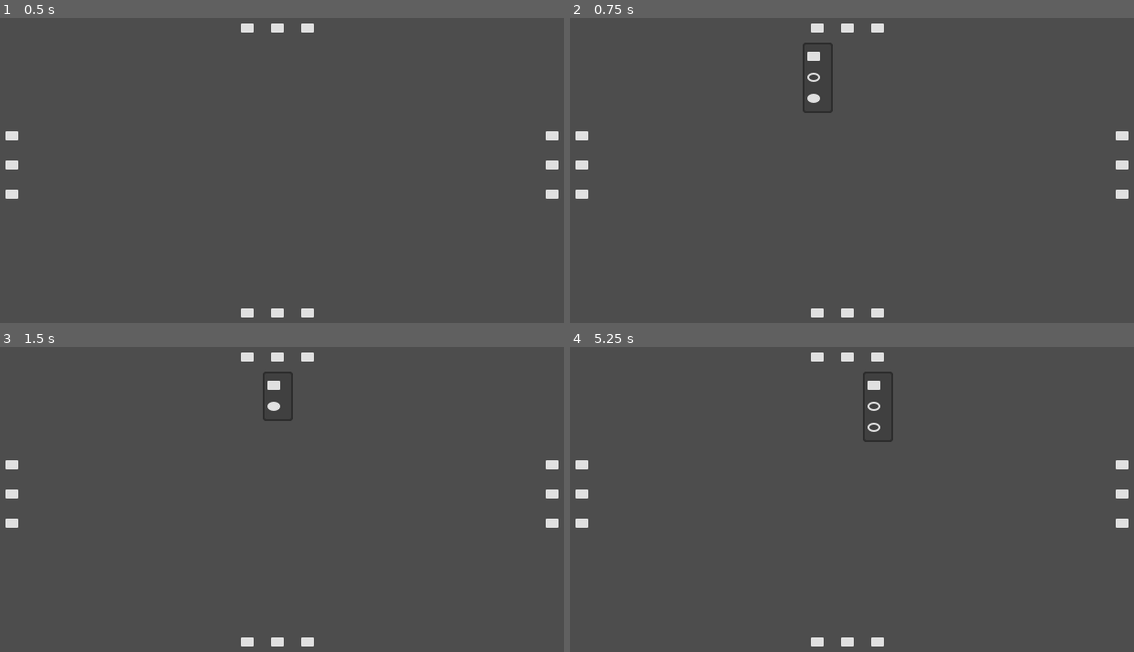
Above: before the commit, frames 1-4 (two rows, left to right).
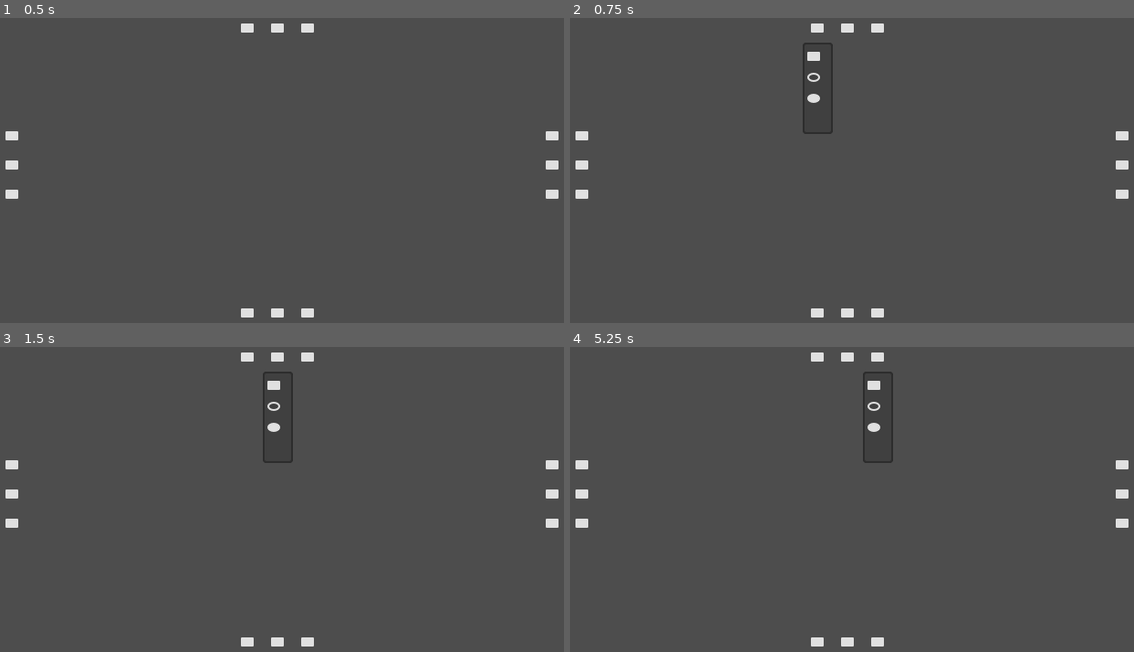
Above: after the commit, the same moments.

Repository: Shilo/flyout-button
Game: Godot game, scene res://main.tscn
Two runs of this game, one before a commit and one after it. Both use one fixed random seed, a clock stepped at 60 frames per second and the inputs below.
Inputs (mouse positions are in pixels of both pictures, inside the frame that each line leads up to):
- Up to frame 1 (0.5 s): no input
- Up to frame 2 (0.75 s): click (818, 27) at 0.52 s
- Up to frame 3 (1.5 s): click (276, 356) at 1.27 s
- Up to frame 4 (5.25 s): click (818, 356) at 2.02 s; click (846, 356) at 2.77 s; click (818, 356) at 3.52 s; click (846, 356) at 4.27 s; click (880, 356) at 5.02 s

Frame 1 is identical in both runs. In frame 2, less than 0.1% of the frame differs, in the area x 41-47%, y 30-39%; in frame 3, 0.2%, in the area x 46-52%, y 18-39%; in frame 4, 0.1%.

Commit message:
feat: add editor icon option to flyout samples

Diff:
--- a/demo.gd
+++ b/demo.gd
@@ -92,21 +92,25 @@
 		_make_item(&"rectangle_filled", ICON_RECTANGLE_FILLED, "Rectangle Filled"),
 		_make_item(&"ellipse_outline", ICON_ELLIPSE, "Ellipse Outline"),
 		_make_item(&"ellipse_filled", ICON_ELLIPSE_FILLED, "Ellipse Filled"),
+		_make_editor_icon_only_item(&"editor_rectangle", &"Rectangle", "Editor Rectangle"),
 	]
 
 
 func _fill_items() -> Array[FlyoutButtonItem]:
 	return [
 		_make_item(&"fill_rectangle", ICON_RECTANGLE_FILLED, "Fill Rectangle"),
+		_make_item(&"fill_ellipse_outline", ICON_ELLIPSE, "Fill Ellipse Outline"),
 		_make_item(&"fill_ellipse", ICON_ELLIPSE_FILLED, "Fill Ellipse"),
+		_make_editor_icon_only_item(&"fill_editor_rectangle", &"Rectangle", "Editor Rectangle"),
 	]
 
 
 func _editor_items() -> Array[FlyoutButtonItem]:
 	return [
-		_make_editor_item(&"editor_select", &"ToolSelect", "Editor Select"),
-		_make_editor_item(&"editor_move", &"Move", "Editor Move"),
-		_make_editor_item(&"editor_anchor", &"Anchor", "Editor Anchor"),
+		_make_item(&"editor_svg_rectangle", ICON_RECTANGLE_FILLED, "SVG Rectangle"),
+		_make_item(&"editor_svg_ellipse_outline", ICON_ELLIPSE, "SVG Ellipse Outline"),
+		_make_item(&"editor_svg_ellipse_filled", ICON_ELLIPSE_FILLED, "SVG Ellipse Filled"),
+		_make_editor_icon_only_item(&"editor_icon_rectangle", &"Rectangle", "Editor Rectangle"),
 	]
 
 
@@ -118,10 +122,9 @@
 	return item
 
 
-func _make_editor_item(state: StringName, editor_icon: StringName, tooltip: String) -> FlyoutButtonItem:
+func _make_editor_icon_only_item(state: StringName, editor_icon: StringName, tooltip: String) -> FlyoutButtonItem:
 	var item: FlyoutButtonItem = FlyoutButtonItem.new()
 	item.state = state
 	item.editor_icon = editor_icon
 	item.tooltip = tooltip
-	item.icon = ICON_RECTANGLE_FILLED if state == &"editor_select" else ICON_ELLIPSE
 	return item
Not shown, added: demo.gd.uid
Not shown, added: flyout_button_item.gd.uid
